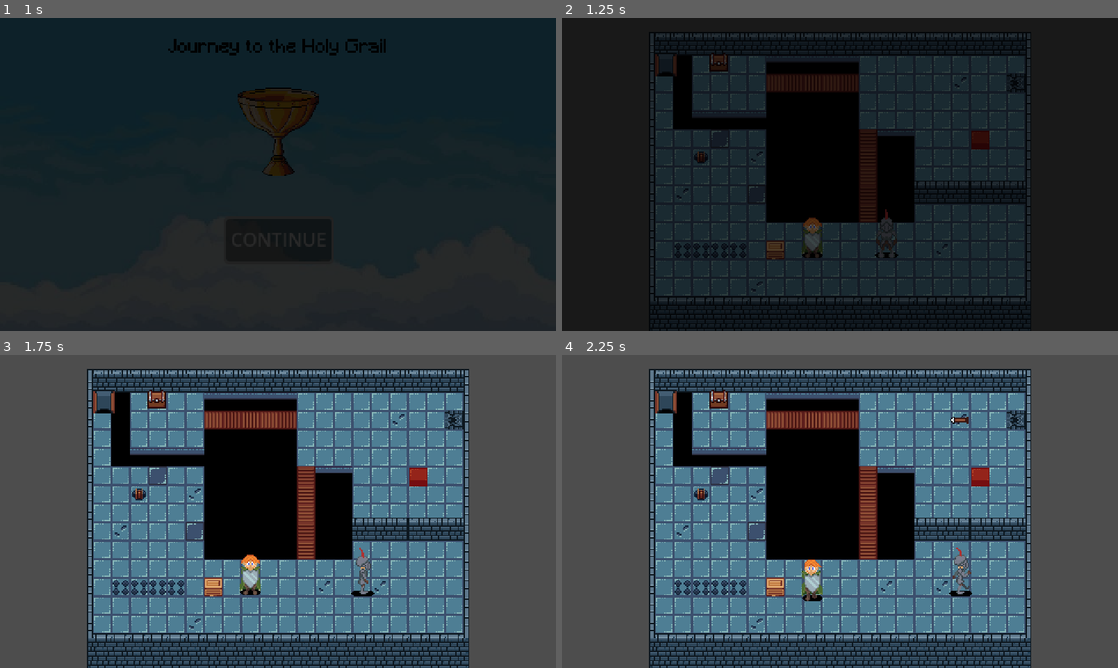
Above: before the commit, frames 1-4 (two rows, left to right).
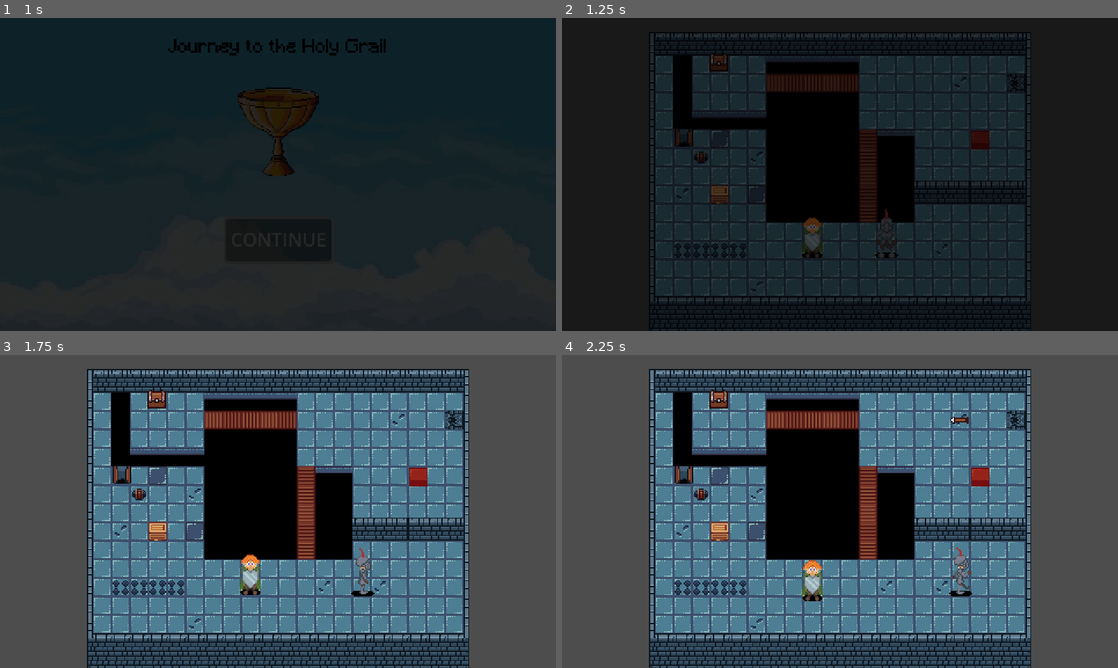
Above: after the commit, the same moments.

Repository: gumaciel/awesome-game-jam-01
Game: Godot game, scene res://scenes/main/main.tscn
Two runs of this game, one before a commit and one after it. Both use one fixed random seed, a clock stepped at 60 frames per second and the inputs below. The engine's default icon, where the game draws it, is replaced by a stand-in: a white triangle on a blue panel in a dark square.
Inputs (mouse positions are in pixels of both pictures, inside the frame that each line leads up to):
- Up to frame 1 (1 s): click "CONTINUE" at 0.5 s
- Up to frame 2 (1.25 s): no input
- Up to frame 3 (1.75 s): move the mouse to (400, 495) at 1.27 s; hold D (move_right) from 1.28 s (still down); hold J (alternate) from 1.28 s (still down); click (400, 495) at 1.42 s
- Up to frame 4 (2.25 s): move the mouse to (728, 527) at 2.02 s; release D (move_right) at 2.03 s; release J (alternate) at 2.03 s; hold S (move_down) from 2.03 s (still down); tap J (alternate) at 2.1 s

Frame 1 is identical in both runs. In frame 2, 0.6% of the frame differs, in the area x 16-40%, y 11-78%; in frame 3, 0.9%; in frame 4, 1.1%, in the area x 16-47%, y 11-79%.

Commit message:
pequenas correções
mover caixas ainda em desenvolvimento

Diff:
--- a/characters/player_base.gd
+++ b/characters/player_base.gd
@@ -23,7 +23,6 @@
 
 
 func _on_area_2d_body_entered(body: Node2D) -> void:
-	print("game over")
 	if body as TileMap:
 		SceneTransition._death_event()
 		return
--- a/characters/player_base.tscn
+++ b/characters/player_base.tscn
@@ -35,7 +35,7 @@
 
 [sub_resource type="Animation" id="Animation_bgel3"]
 resource_name = "down"
-length = 0.4
+length = 0.8
 loop_mode = 1
 tracks/0/type = "value"
 tracks/0/imported = false
@@ -44,7 +44,7 @@
 tracks/0/interp = 1
 tracks/0/loop_wrap = true
 tracks/0/keys = {
-"times": PackedFloat32Array(0, 0.1, 0.2, 0.3),
+"times": PackedFloat32Array(0, 0.2, 0.4, 0.6),
 "transitions": PackedFloat32Array(1, 1, 1, 1),
 "update": 1,
 "values": [0, 1, 2, 3]
@@ -52,7 +52,7 @@
 
 [sub_resource type="Animation" id="Animation_akc7u"]
 resource_name = "left"
-length = 0.4
+length = 0.8
 loop_mode = 1
 tracks/0/type = "value"
 tracks/0/imported = false
@@ -61,7 +61,7 @@
 tracks/0/interp = 1
 tracks/0/loop_wrap = true
 tracks/0/keys = {
-"times": PackedFloat32Array(0, 0.1, 0.2, 0.3),
+"times": PackedFloat32Array(0, 0.2, 0.4, 0.6),
 "transitions": PackedFloat32Array(1, 1, 1, 1),
 "update": 1,
 "values": [4, 5, 6, 7]
--- a/characters/templates/player_template_1.gd
+++ b/characters/templates/player_template_1.gd
@@ -44,6 +44,8 @@
 		emit_signal("call_scenario",self.position,is_heavy)
 		is_moving = false
 		animation_player.pause()
+		return
+	PlayerManager.current_direction = get_direction()
 
 func get_direction() -> Vector2:
 	var direction = Vector2(
--- a/scenes/levels/test_scene.tscn
+++ b/scenes/levels/test_scene.tscn
@@ -49,7 +49,10 @@
 player_2 = NodePath("../Player2")
 
 [node name="FireCanon" parent="." instance=ExtResource("6_shbqr")]
-position = Vector2(89, 40)
+position = Vector2(104, 101)
+
+[node name="WoodBox" parent="." instance=ExtResource("12_ka67x")]
+position = Vector2(136, 152)
 
 [node name="Door" parent="." instance=ExtResource("7_7678i")]
 position = Vector2(352, 150)
@@ -73,9 +76,6 @@
 unique_name_in_owner = true
 position = Vector2(216, 197)
 
-[node name="WoodBox" parent="." instance=ExtResource("12_ka67x")]
-position = Vector2(184, 200)
-
 [connection signal="area_entered" from="Button" to="Door" method="_on_button_area_entered"]
 [connection signal="area_exited" from="Button" to="Door" method="_on_button_area_exited"]
 [connection signal="call_scenario" from="Player2" to="Scenario" method="_on_player_2_call_scenario"]
--- a/scenes/prefabs/door.tscn
+++ b/scenes/prefabs/door.tscn
@@ -46,7 +46,6 @@
 script = ExtResource("1_il01q")
 
 [node name="DoorSprite" type="Sprite2D" parent="."]
-z_index = 1
 texture = ExtResource("2_2ats6")
 vframes = 4
 
--- a/scenes/prefabs/fire_ball.tscn
+++ b/scenes/prefabs/fire_ball.tscn
@@ -8,6 +8,7 @@
 [node name="FireBall" type="Node2D"]
 
 [node name="Sprite2D" type="Sprite2D" parent="."]
+z_index = 1
 position = Vector2(1.19209e-07, 0.499998)
 texture = ExtResource("1_hrwx2")
 
--- a/scenes/prefabs/fire_canon.tscn
+++ b/scenes/prefabs/fire_canon.tscn
@@ -14,7 +14,9 @@
 texture = ExtResource("2_demcs")
 
 [node name="Area2D" type="Area2D" parent="."]
+position = Vector2(0, 5)
 collision_layer = 0
+collision_mask = 9
 
 [node name="CollisionShape2D" type="CollisionShape2D" parent="Area2D"]
 position = Vector2(0, 131)
--- a/scenes/prefabs/wood_box.tscn
+++ b/scenes/prefabs/wood_box.tscn
@@ -4,7 +4,7 @@
 [ext_resource type="Texture2D" uid="uid://bk82ayru8eqvi" path="res://assets/objects/wood_box_base.tres" id="1_x0tcr"]
 
 [sub_resource type="RectangleShape2D" id="RectangleShape2D_yfenb"]
-size = Vector2(16, 15)
+size = Vector2(16, 16)
 
 [node name="WoodBox" type="Area2D"]
 position = Vector2(-4, 0)
@@ -16,7 +16,6 @@
 texture = ExtResource("1_x0tcr")
 
 [node name="CollisionShape2D" type="CollisionShape2D" parent="."]
-position = Vector2(0, -0.5)
 shape = SubResource("RectangleShape2D_yfenb")
 
 [connection signal="area_entered" from="." to="." method="_on_area_entered"]
--- a/world/object_scripts/fire_canon.gd
+++ b/world/object_scripts/fire_canon.gd
@@ -2,10 +2,15 @@
 
 @onready var fire_ball = preload("res://scenes/prefabs/fire_ball.tscn")
 @export var bullet_speed : float = 20
-
+var can_shot = true
 
 func _on_area_2d_area_entered(area: Area2D) -> void:
+	if !can_shot:
+		return
+	can_shot = false
 	var player = area.get_parent()
+	if area.name == "WoodBox":
+		player = area
 	player.set_physics_process(false)
 	player.set_process(false)
 	player.set_process_unhandled_input(false)
@@ -21,3 +26,4 @@
 	await timer.timeout
 	var shot_move = create_tween()
 	shot_move.tween_property(bullet,"position",target.position,bullet_time)
+	can_shot = false
--- a/world/object_scripts/wood_box.gd
+++ b/world/object_scripts/wood_box.gd
@@ -5,12 +5,13 @@
 
 
 func _on_area_entered(area: Area2D) -> void:
+	current_position = self.position
 	var move_box = create_tween()
 	move_box.tween_property(self,"position",
 		self.position + 16 * PlayerManager.current_direction,
 		0.5
 	)
-	current_position = self.position
+
 
 
 
Binary file changed: assets/objects/canon.png
Binary file changed: assets/players/squire_char_Sheet.png
